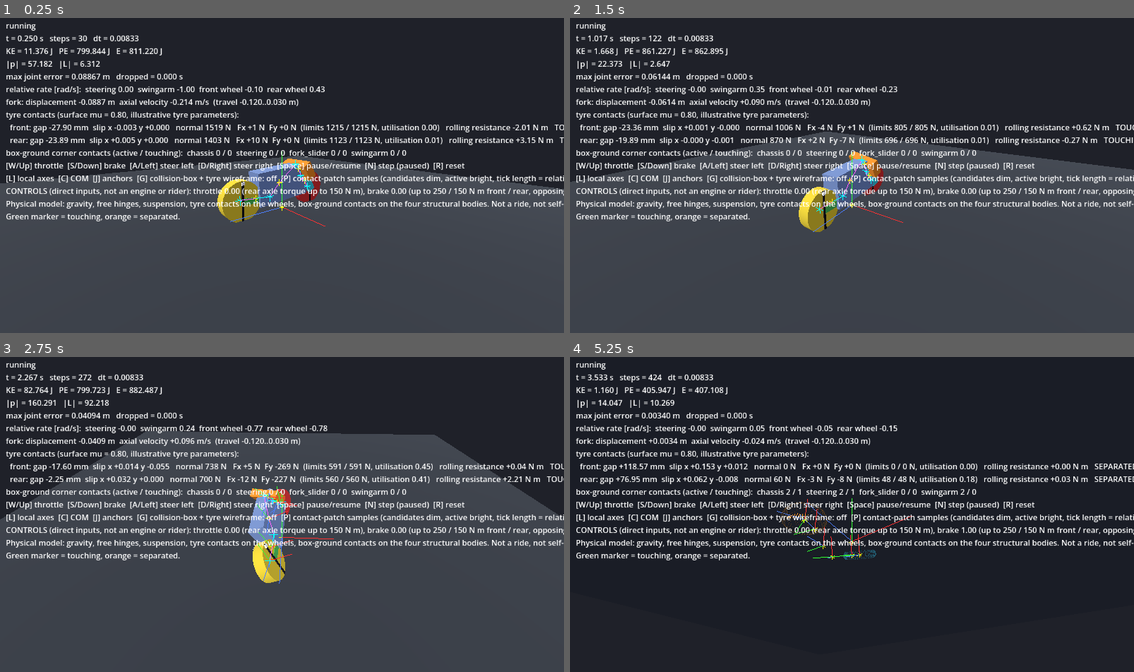
Above: before the commit, frames 1-4 (two rows, left to right).
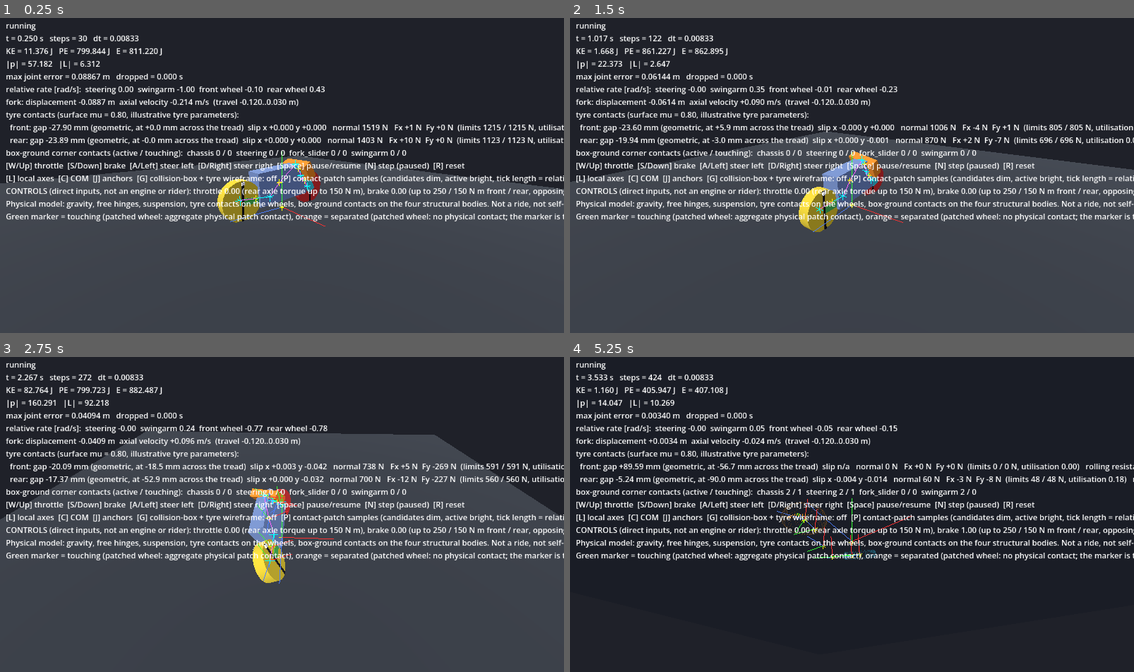
Above: after the commit, the same moments.

Repository: cybxrgen/multibody_motorcycle_sim
Game: Godot game, scene res://Scenes/motorcycle_test.tscn
Two runs of this game, one before a commit and one after it. Both use one fixed random seed, a clock stepped at 60 frames per second and the inputs below. This scene is started directly instead of the project's main scene.
Inputs (mouse positions are in pixels of both pictures, inside the frame that each line leads up to):
- Up to frame 1 (0.25 s): no input
- Up to frame 2 (1.5 s): tap Enter at 0.5 s; move the mouse to (976, 159) at 0.52 s; hold D 0.53-1.25 s; tap N at 0.6 s; click (976, 159) at 0.67 s; tap Space at 0.77, 1.25 s; drag from (739, 191) to (823, 238) at 1.27 s
- Up to frame 3 (2.75 s): move the mouse to (338, 445) at 2.02 s; hold D from 2.03 s (still down); tap L at 2.1 s
- Up to frame 4 (5.25 s): release D at 2.75 s; drag from (823, 577) to (682, 467) at 2.77 s; move the mouse to (1021, 561) at 3.52 s; hold A 3.53-4.25 s; tap J at 3.6 s; tap Space at 3.77, 5 s; tap Enter at 4.25 s; drag from (682, 467) to (767, 432) at 4.27 s; move the mouse to (880, 514) at 5.02 s; hold S from 5.03 s (still down); tap P at 5.1 s; click (880, 514) at 5.17 s

The runs differ from the first frame. In frame 1, 2.8% of the frame differs, in the area x 15-100%, y 33-65%; in frame 2, 2.8%; in frame 3, 2.9%; in frame 4, 3.1%, in the area x 8-100%, y 33-65%.

Commit message:
M2.5.3 Stage D correction: finite-width contact markers and telemetry in the motorcycle scene
Patched wheels: geometric gap and lowest-point marker from TireGeometry.lowest_point with the
configured geometry; physical contact from the aggregate patch state (has_aggregate_contact);
slip from TireModel.slip at centre_of_pressure(), shown only while that state is valid.
Wheels without a patch keep the one-point WheelGroundContact reporting. Scene diagnostics and
tests only; no change to patch physics, builder integration or the one-point fallback.
Adds Tests/test_motorcycle_scene_reporting.gd (6 tests); updates HANDOFF, PROJECT_STATE, TESTING, ARCHITECTURE.

Diff:
--- a/Scenes/motorcycle_test.gd
+++ b/Scenes/motorcycle_test.gd
@@ -163,7 +163,7 @@
 	wireframe.update_wireframe(alpha)
 	patch_view.update_patch_view(alpha)
 	_update_contact_markers(alpha)
-	_label.text = "%s\n%s\n%s\n%s\n%s\n%s\n[W/Up] throttle  [S/ …(735 unchanged characters)…  it falls over.\nGreen marker = touching, orange = separated." % [
+	_label.text = "%s\n%s\n%s\n%s\n%s\n%s\n[W/Up] throttle  [S/ …(735 unchanged characters)…  it falls over.\nGreen marker = touching (patched wheel: aggregate physical patch contact), orange = separated (patched wheel: no physical contact; the marker is then the finite-width geometric lowest point)." % [
 		"PAUSED" if paused else "running", debug_overlay.build_report(), _joint_report(), _fork_report(), _contact_report(), _box_contact_report(),
 		"ON" if wireframe.enabled else "off", "ON" if patch_view.enabled else "off", assembly.controls.throttle, assembly.controls.spec.max_drive_torque, assembly.controls.brake,
 		assembly.controls.spec.max_front_brake_torque, assembly.controls.spec.max_rear_brake_torque, assembly.controls.steering,
@@ -196,39 +196,75 @@
 	return SimBodyState.interpolate_transform(body.previous_state, body.published_state, alpha)
 
 
-## Signed gap (m) of a wheel's lowest point above the plane, from the interpolated published pose; NAN for degenerate geometry.
-func _published_geometry(contact, alpha: float) -> Dictionary:
-	var t: Transform3D = _pose(contact.body_b, alpha)
-	return WheelGroundContact.compute_geometry(t.origin, t.basis.get_rotation_quaternion(), contact.wheel_radius, contact.plane_point, contact.plane_normal)
-
-
-## One sphere per wheel at its lowest point; green while touching (gap < 0.1 mm, including penetration), orange while separated.
+## The patch of wheel `k` (0 front, 1 rear), or null when that wheel has no patch specification (the one-point fallback).
+func _patch_of(k: int):
+	return assembly.front_tire_patch if k == 0 else assembly.rear_tire_patch
+
+
+## Diagnostics of wheel `k` from the interpolated PUBLISHED pose (read-only). Two EXPLICIT, mutually exclusive paths per wheel:
+##  - patched wheel: the geometric gap and lowest point are TireGeometry.lowest_point of the patch's configured finite-width geometry;
+##    `physical_contact` is the patch's AGGREGATE physical state (has_aggregate_contact), never the circular gap or a sample's proximity;
+##    the slip is TireModel.slip at the patch's centre_of_pressure() and exists only while that aggregate state is valid (no stale slip);
+##  - wheel without a patch: the legacy WheelGroundContact geometry (circular lowest point, gap <= TOUCH_TOLERANCE) and the TireModel.slip
+##    call with its default contact point, exactly as before.
+## Keys: patched, valid, gap (m, geometric), wheel_point, lateral_offset (m, patched only), physical_contact (patched: aggregate patch
+## contact; legacy: gap-based touching), slip (TireModel.slip Dictionary, or {valid = false, reason}).
+func _wheel_report(k: int, alpha: float) -> Dictionary:
+	var contact = assembly.ground_contacts()[k]
+	var pose: Transform3D = _pose(contact.body_b, alpha)
+	var pub = contact.body_b.published_state
+	var patch = _patch_of(k)
+	if patch != null:
+		var lowest: Dictionary = TireGeometry.lowest_point(pose.origin, pose.basis.get_rotation_quaternion(), patch.geometry, patch.wheel_radius,
+			patch.plane_point, patch.plane_normal)
+		var physical: bool = patch.has_aggregate_contact()
+		var slip: Dictionary = {"valid": false, "reason": "no aggregate physical contact"}
+		var cop: Vector3 = patch.centre_of_pressure()
+		if physical and cop.is_finite() and patch.tire != null:
+			slip = TireModel.slip(pub.position, pub.orientation, pub.linear_velocity, pub.angular_velocity, patch.wheel_radius,
+				patch.tire.rolling_radius, patch.plane_point, patch.plane_normal, patch.tire.low_speed_reference, cop)
+		return {"patched": true, "valid": lowest.valid, "gap": lowest.gap, "wheel_point": lowest.wheel_point,
+			"lateral_offset": lowest.lateral_offset, "physical_contact": physical, "slip": slip}
+	var geometry: Dictionary = WheelGroundContact.compute_geometry(pose.origin, pose.basis.get_rotation_quaternion(), contact.wheel_radius,
+		contact.plane_point, contact.plane_normal)
+	var legacy_slip: Dictionary = TireModel.slip(pub.position, pub.orientation, pub.linear_velocity, pub.angular_velocity, contact.wheel_radius,
+		contact.tire.rolling_radius, contact.plane_point, contact.plane_normal, contact.tire.low_speed_reference)
+	return {"patched": false, "valid": geometry.valid, "gap": geometry.gap, "wheel_point": geometry.wheel_point, "lateral_offset": 0.0,
+		"physical_contact": geometry.valid and geometry.gap <= WheelGroundContact.TOUCH_TOLERANCE, "slip": legacy_slip}
+
+
+## One sphere per wheel at its lowest point. Patched wheel: the finite-width geometric lowest point, green only while the patch is in
+## AGGREGATE PHYSICAL contact, orange otherwise (geometric proximity alone is not contact). Wheel without a patch: the circular lowest point,
+## green while touching (gap < 0.1 mm, including penetration), orange while separated.
 func _update_contact_markers(alpha: float) -> void:
-	var contacts: Array = assembly.ground_contacts()
-	for k in contacts.size():
-		var geometry: Dictionary = _published_geometry(contacts[k], alpha)
+	var count: int = assembly.ground_contacts().size()
+	for k in count:
+		var report: Dictionary = _wheel_report(k, alpha)
 		var marker: MeshInstance3D = _markers[k]
-		marker.visible = geometry.valid
-		if geometry.valid:
-			marker.position = geometry.wheel_point
-			marker.material_override.albedo_color = Color(0.1, 0.9, 0.2) if geometry.gap <= WheelGroundContact.TOUCH_TOLERANCE else Color(1.0, 0.55, 0.0)
+		marker.visible = report.valid
+		if report.valid:
+			marker.position = report.wheel_point
+			marker.material_override.albedo_color = Color(0.1, 0.9, 0.2) if report.physical_contact else Color(1.0, 0.55, 0.0)
 
 
 ## Per tyre: signed gap and the contact state (from the published pose), the normal load, the tyre force, the friction utilisation and
 ## the rolling-resistance moment (last solved step, read-only queries of the solver's results), and the slips evaluated from the PUBLISHED
-## state with TireModel.slip (read-only). Nothing is written.
+## state with TireModel.slip (read-only), all through _wheel_report. A patched wheel reports its finite-width GEOMETRIC gap apart from its
+## PHYSICAL contact state, and shows slip only while the aggregate contact is valid. Nothing is written.
 func _contact_report() -> String:
 	var text: String = "tyre contacts (surface mu = %.2f, illustrative tyre parameters):" % (assembly.front_tire_patch.surface_friction if assembly.front_tire_patch != null else assembly.front_wheel_contact.friction)
 	var names: Array = ["front", "rear"]
 	var contacts: Array = assembly.ground_contacts()
 	for k in contacts.size():
 		var contact = contacts[k]
-		var geometry: Dictionary = _published_geometry(contact, 1.0)
-		var gap_text: String = "%+.2f mm" % (geometry.gap * 1000.0) if geometry.valid else "n/a (degenerate)"
-		var state: String = "TOUCHING" if geometry.valid and geometry.gap <= WheelGroundContact.TOUCH_TOLERANCE else "SEPARATED"
-		var pub = contact.body_b.published_state
-		var slip: Dictionary = TireModel.slip(pub.position, pub.orientation, pub.linear_velocity, pub.angular_velocity, contact.wheel_radius,
-			contact.tire.rolling_radius, contact.plane_point, contact.plane_normal, contact.tire.low_speed_reference)
+		var report: Dictionary = _wheel_report(k, 1.0)
+		var gap_text: String = "%+.2f mm" % (report.gap * 1000.0) if report.valid else "n/a (degenerate)"
+		if report.patched and report.valid:
+			gap_text += " (geometric, at %+.1f mm across the tread)" % (report.lateral_offset * 1000.0)
+		var state: String = "TOUCHING" if report.physical_contact else "SEPARATED"
+		if report.patched:
+			state = "PHYSICAL CONTACT" if report.physical_contact else "NO PHYSICAL CONTACT"
+		var slip: Dictionary = report.slip
 		var slip_text: String = "slip x %+.3f y %+.3f" % [slip.slip_x, slip.slip_y] if slip.valid else "slip n/a"
 		text += "\n  %s: gap %s  %s   normal %.0f N   Fx %+.0f N  Fy %+.0f N  (limits %.0f / %.0f N, utilisation %.2f)   rolling resistance %+.2f N m   %s" % [names[k], gap_text, slip_text,
 			contact.normal_load(), contact.longitudinal_force(), contact.lateral_force(), contact.longitudinal_force_limit(), contact.lateral_force_limit(),
--- /dev/null
+++ b/Tests/test_motorcycle_scene_reporting.gd
@@ -0,0 +1,171 @@
+extends "res://Tests/sim_test_case.gd"
+## M2.5.3 Stage D correction: the motorcycle test scene's contact diagnostics (Scenes/motorcycle_test.gd, _wheel_report / markers / report text).
+## A patched wheel reports the finite-width GEOMETRIC gap and lowest point (TireGeometry.lowest_point), its PHYSICAL contact from the patch's aggregate
+## state, and slip at centre_of_pressure() only while that state is valid; a wheel without a patch keeps the one-point WheelGroundContact path.
+
+const Scene = preload("res://Scenes/motorcycle_test.gd")
+const TireGeometry = preload("res://Simulation/Motorcycle/tire_geometry.gd")
+const TireModel = preload("res://Simulation/Motorcycle/tire_model.gd")
+const WheelGroundContact = preload("res://Simulation/Motorcycle/wheel_ground_contact.gd")
+const MotorcycleBuilder = preload("res://Simulation/Motorcycle/motorcycle_builder.gd")
+const MotorcyclePrototype = preload("res://Simulation/Motorcycle/motorcycle_prototype.gd")
+
+const SETTLE_STEPS: int = 60
+
+
+func make_scene(settled: bool):
+	var scene = Scene.new()
+	scene.wireframe.log_diagnostics = false
+	scene.patch_view.log_diagnostics = false
+	scene._ready()
+	if settled:
+		run_steps(scene.world, SETTLE_STEPS)
+		for body in scene.world.bodies:
+			body.reset_published_state()
+	return scene
+
+
+func free_scene(scene) -> void:
+	var overlay = scene.debug_overlay
+	if overlay.draw.get_parent() == null:
+		overlay.draw.free()
+	if overlay.get_parent() == null:
+		overlay.free()
+	scene.free()
+
+
+func lowest_of(scene, k: int) -> Dictionary:
+	var patch = scene._patch_of(k)
+	var t: Transform3D = scene._pose(patch.body_b, 1.0)
+	return TireGeometry.lowest_point(t.origin, t.basis.get_rotation_quaternion(), patch.geometry, patch.wheel_radius, patch.plane_point, patch.plane_normal)
+
+
+func test_a_patched_gap_and_marker_use_the_finite_width_lowest_point() -> void:
+	var scene = make_scene(false)
+	var patch = scene._patch_of(0)
+	# Camber the front wheel 0.4 rad about its forward axis: the finite-width lowest point leaves the centreline.
+	var wheel = patch.body_b
+	var before: Dictionary = scene._wheel_report(0, 1.0)
+	wheel.orientation = Quaternion(Vector3(0.0, 0.0, -1.0), 0.4) * wheel.orientation
+	wheel.reset_published_state()
+	var report: Dictionary = scene._wheel_report(0, 1.0)
+	var expected: Dictionary = lowest_of(scene, 0)
+	var t: Transform3D = scene._pose(wheel, 1.0)
+	var circular: Dictionary = WheelGroundContact.compute_geometry(t.origin, t.basis.get_rotation_quaternion(), patch.wheel_radius, patch.plane_point, patch.plane_normal)
+	check(report.patched and report.valid and expected.valid, "patched wheel: finite-width path, valid")
+	check_near(report.gap, expected.gap, 1e-9, "the gap is TireGeometry.lowest_point's gap with the configured geometry")
+	check_vec3_near(report.wheel_point, expected.wheel_point, 1e-9, "the lowest point is TireGeometry.lowest_point's")
+	check(absf(report.lateral_offset) > 1e-3, "the cambered finite-width point lies off the centreline")
+	check(report.wheel_point.distance_to(circular.wheel_point) > 1e-3, "and differs from the circular wheel-radius projection")
+	check(absf(report.gap - before.gap) > 1e-4, "the report follows the current wheel pose")
+	scene._update_contact_markers(1.0)
+	check_vec3_near(scene._markers[0].position, expected.wheel_point, 1e-9, "the marker sits at the finite-width lowest point")
+	free_scene(scene)
+
+
+func test_b_physical_contact_follows_the_aggregate_patch_state() -> void:
+	var scene = make_scene(false)
+	var patch = scene._patch_of(0)
+	var wheel = patch.body_b
+	# Push the wheel 5 cm into the ground: the circular gap says touching, but the patch has not been prepared (no aggregate contact).
+	wheel.position += Vector3(0.0, -0.05, 0.0)
+	wheel.reset_published_state()
+	var t: Transform3D = scene._pose(wheel, 1.0)
+	var circular: Dictionary = WheelGroundContact.compute_geometry(t.origin, t.basis.get_rotation_quaternion(), patch.wheel_radius, patch.plane_point, patch.plane_normal)
+	check(circular.gap <= WheelGroundContact.TOUCH_TOLERANCE, "setup: the circular gap alone would say touching")
+	check(not patch.has_aggregate_contact(), "setup: no aggregate physical contact")
+	var report: Dictionary = scene._wheel_report(0, 1.0)
+	check(not report.physical_contact, "no aggregate contact: not physically in contact despite the circular gap")
+	scene._update_contact_markers(1.0)
+	check(scene._markers[0].material_override.albedo_color.is_equal_approx(Color(1.0, 0.55, 0.0)), "the marker is orange (no physical contact)")
+	check("front: " in scene._contact_report() and "NO PHYSICAL CONTACT" in scene._contact_report(), "the text reports no physical contact")
+	free_scene(scene)
+
+	scene = make_scene(true)
+	check(scene._patch_of(0).has_aggregate_contact(), "settled: aggregate contact present")
+	check(scene._wheel_report(0, 1.0).physical_contact, "aggregate contact: physically in contact")
+	scene._update_contact_markers(1.0)
+	check(scene._markers[0].material_override.albedo_color.is_equal_approx(Color(0.1, 0.9, 0.2)), "the marker is green")
+	free_scene(scene)
+
+
+func test_c_patched_slip_uses_the_centre_of_pressure() -> void:
+	var scene = make_scene(true)
+	for k in 2:
+		var patch = scene._patch_of(k)
+		var cop: Vector3 = patch.centre_of_pressure()
+		var report: Dictionary = scene._wheel_report(k, 1.0)
+		check(patch.has_aggregate_contact() and cop.is_finite(), "wheel %d: valid aggregate contact with a finite centre of pressure" % k)
+		check(report.slip.valid, "wheel %d: slip is shown" % k)
+		check_vec3_near(report.slip.contact_point, cop, 1e-9, "wheel %d: the slip contact point is centre_of_pressure()" % k)
+		var pub = patch.body_b.published_state
+		var direct: Dictionary = TireModel.slip(pub.position, pub.orientation, pub.linear_velocity, pub.angular_velocity, patch.wheel_radius,
+			patch.tire.rolling_radius, patch.plane_point, patch.plane_normal, patch.tire.low_speed_reference, cop)
+		check_near(report.slip.slip_x, direct.slip_x, 1e-12, "wheel %d: slip x equals TireModel.slip at the centre of pressure" % k)
+		check_near(report.slip.slip_y, direct.slip_y, 1e-12, "wheel %d: slip y equals TireModel.slip at the centre of pressure" % k)
+	free_scene(scene)
+
+
+func test_d_no_stale_slip_without_aggregate_contact() -> void:
+	var scene = make_scene(true)
+	var patch = scene._patch_of(0)
+	check(scene._wheel_report(0, 1.0).slip.valid, "setup: slip shown while in contact")
+	# The last solved loads stay in the patch (centre_of_pressure() is still finite) but the support is no longer active.
+	patch.contact_active = false
+	check(not patch.has_aggregate_contact() and patch.centre_of_pressure().is_finite(), "setup: stale load remains, aggregate contact is gone")
+	var report: Dictionary = scene._wheel_report(0, 1.0)
+	check(not report.physical_contact and not report.slip.valid, "no aggregate contact: no physical contact and no slip")
+	var text: String = scene._contact_report()
+	check("slip n/a" in text and "NO PHYSICAL CONTACT" in text, "the text shows slip n/a and no physical contact")
+	free_scene(scene)
+	scene = make_scene(false)
+	check(not scene._wheel_report(0, 1.0).slip.valid and not scene._wheel_report(1, 1.0).slip.valid, "never prepared: no slip either")
+	free_scene(scene)
+
+
+func test_e_a_wheel_without_a_patch_keeps_the_one_point_path() -> void:
+	var scene = make_scene(false)
+	var world = SimWorld.new()
+	var assembly = MotorcycleBuilder.build(MotorcyclePrototype.config_with_tires(), world)
+	check(assembly != null and assembly.front_tire_patch == null and assembly.rear_tire_patch == null, "setup: a legacy assembly without patches")
+	scene.world = world
+	scene.assembly = assembly
+	run_steps(world, SETTLE_STEPS)
+	for body in world.bodies:
+		body.reset_published_state()
+	for k in 2:
+		var contact = assembly.ground_contacts()[k]
+		var report: Dictionary = scene._wheel_report(k, 1.0)
+		var t: Transform3D = scene._pose(contact.body_b, 1.0)
+		var geometry: Dictionary = WheelGroundContact.compute_geometry(t.origin, t.basis.get_rotation_quaternion(), contact.wheel_radius, contact.plane_point, contact.plane_normal)
+		var pub = contact.body_b.published_state
+		var slip: Dictionary = TireModel.slip(pub.position, pub.orientation, pub.linear_velocity, pub.angular_velocity, contact.wheel_radius,
+			contact.tire.rolling_radius, contact.plane_point, contact.plane_normal, contact.tire.low_speed_reference)
+		check(not report.patched, "wheel %d: legacy path" % k)
+		check_near(report.gap, geometry.gap, 1e-12, "wheel %d: circular gap" % k)
+		check_vec3_near(report.wheel_point, geometry.wheel_point, 1e-12, "wheel %d: circular lowest point" % k)
+		check(report.physical_contact == (geometry.gap <= WheelGroundContact.TOUCH_TOLERANCE), "wheel %d: gap-based touching" % k)
+		check_vec3_near(report.slip.contact_point, slip.contact_point, 1e-12, "wheel %d: slip at the default (circular lowest) contact point" % k)
+		check_near(report.slip.slip_x, slip.slip_x, 1e-12, "wheel %d: slip x as before" % k)
+	scene._update_contact_markers(1.0)
+	check_vec3_near(scene._markers[0].position, scene._wheel_report(0, 1.0).wheel_point, 1e-12, "the legacy marker is at the circular lowest point")
+	check("TOUCHING" in scene._contact_report() or "SEPARATED" in scene._contact_report(), "legacy state words are kept")
+	free_scene(scene)
+
+
+func test_f_front_and_rear_patched_wheels_are_reported_independently() -> void:
+	var scene = make_scene(true)
+	var front: Dictionary = scene._wheel_report(0, 1.0)
+	var rear: Dictionary = scene._wheel_report(1, 1.0)
+	check_vec3_near(front.wheel_point, lowest_of(scene, 0).wheel_point, 1e-9, "front lowest point from the front geometry")
+	check_vec3_near(rear.wheel_point, lowest_of(scene, 1).wheel_point, 1e-9, "rear lowest point from the rear geometry")
+	check(front.wheel_point.distance_to(rear.wheel_point) > 0.5, "the two wheels are different points")
+	check(front.physical_contact and rear.physical_contact, "both in physical contact")
+	# Remove only the front aggregate contact: the rear report must not change.
+	scene._patch_of(0).contact_active = false
+	var front2: Dictionary = scene._wheel_report(0, 1.0)
+	var rear2: Dictionary = scene._wheel_report(1, 1.0)
+	check(not front2.physical_contact and not front2.slip.valid, "front: no physical contact, no slip")
+	check(rear2.physical_contact and rear2.slip.valid, "rear: unaffected")
+	check_vec3_near(rear2.slip.contact_point, scene._patch_of(1).centre_of_pressure(), 1e-9, "rear slip still at the rear centre of pressure")
+	free_scene(scene)
Not shown, added: Tests/test_motorcycle_scene_reporting.gd.uid
Not shown, changed: Documentation/ARCHITECTURE.md
Not shown, changed: Documentation/HANDOFF.md
Not shown, changed: Documentation/PROJECT_STATE.md
Not shown, changed: Documentation/TESTING.md
